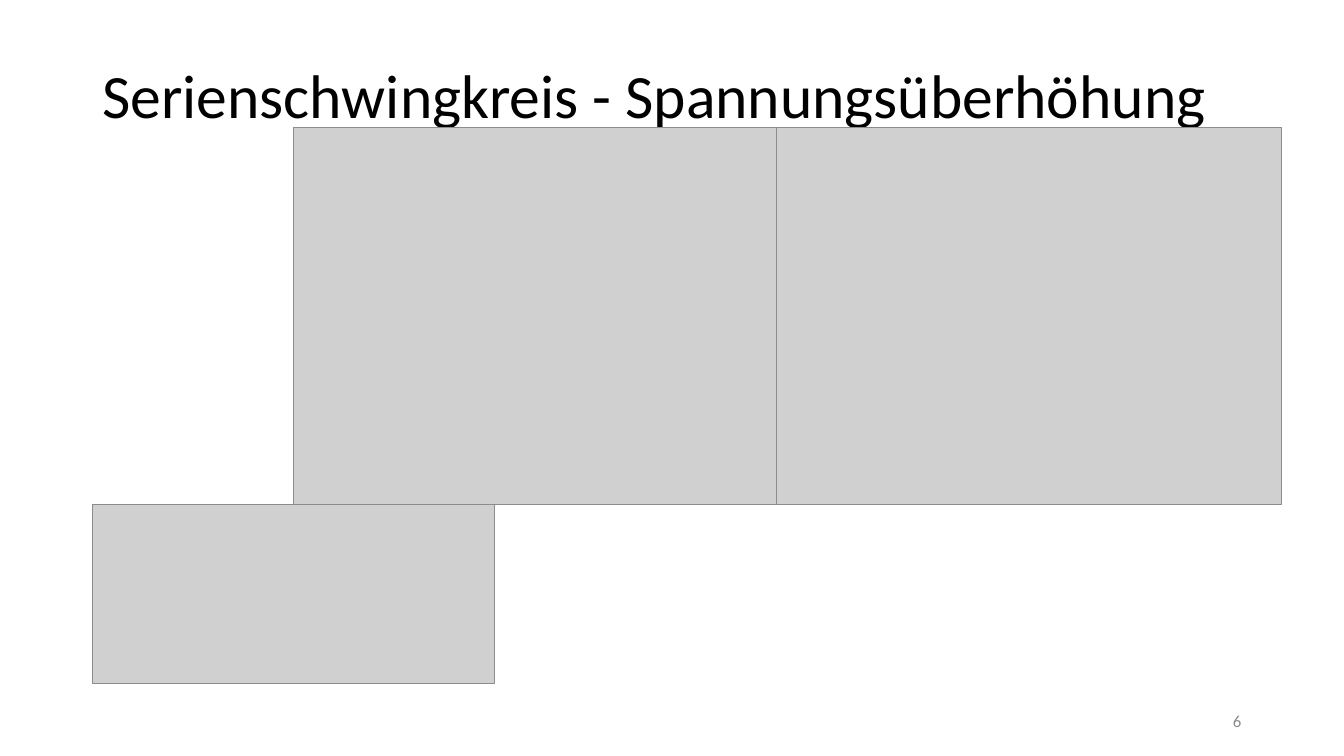
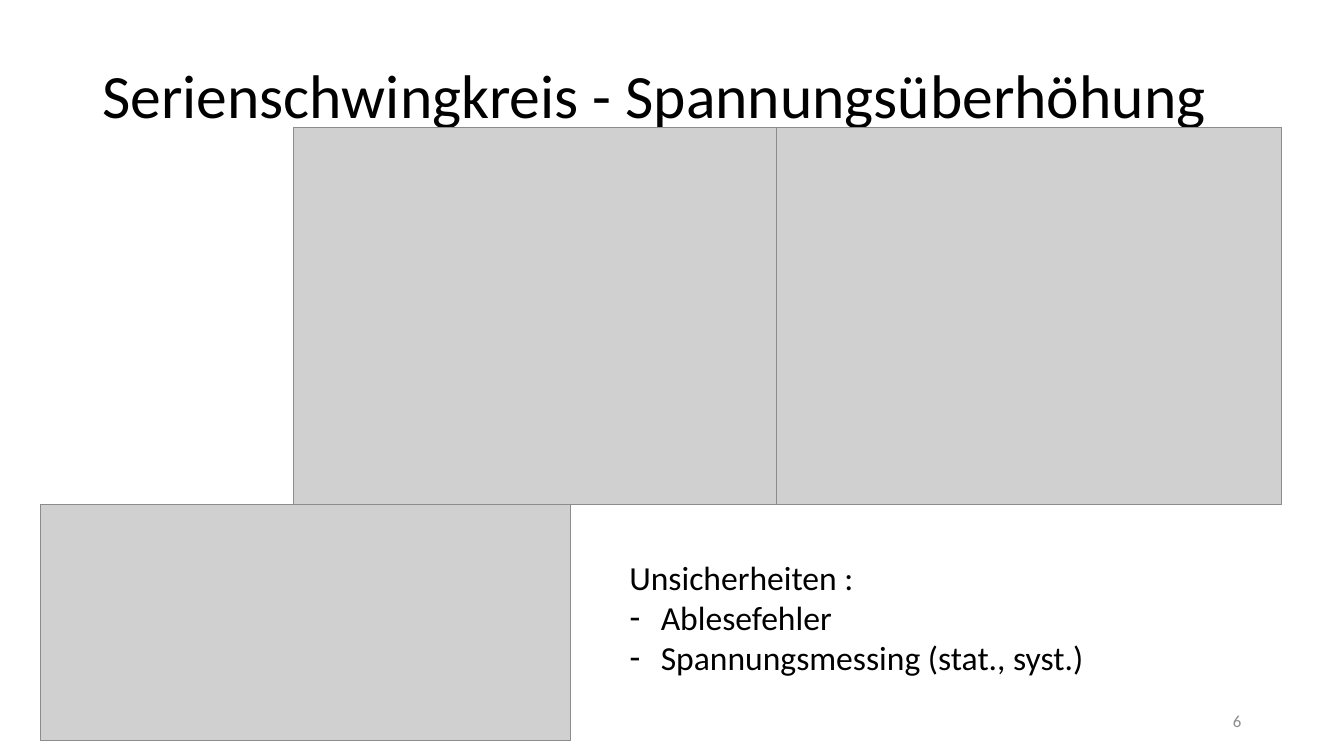
Before and after one commit to thewhitecat/grundpraktikum1, a slide deck: slide 6 of grundpraktikum2/E-Lehre/E-Lehre.pptx. Drawn at 1344x756 pixels with LibreOffice and Linux fonts; fonts in the diff are those of the drawing; grey boxes stand for pictures. Boxes give left, top, right and bottom in pixels: in the first picture for what was removed or moved away, otherwise in the second. Text is boxed around its words. In the diff, an @@ line names an element or a change of style, - is before the commit and + after.

```diff
--- a/grundpraktikum2/E-Lehre/E-Lehre.pptx
+++ b/grundpraktikum2/E-Lehre/E-Lehre.pptx
@@ picture: place and size @@
-picture at <box>93,504,495,684</box>
+picture at <box>40,504,571,741</box>
@@ text added at <box>629,566,1083,676</box>, 24 pt, text #000000 @@
+Unsicherheiten :
+– Ablesefehler
+– Spannungsmessing (stat., syst.)
```
Also in this commit, not shown: 2 other slides changed, 1 slide added.
